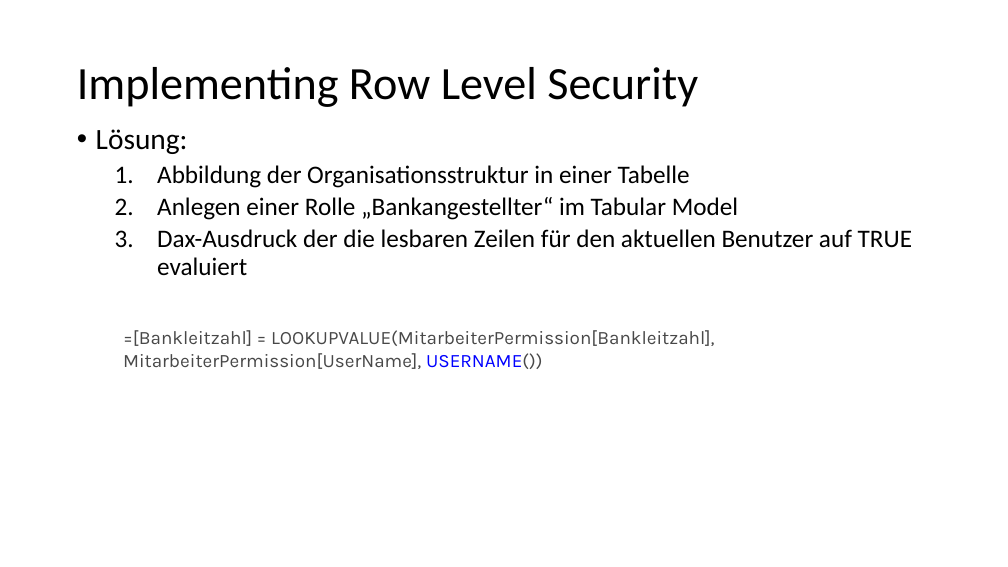
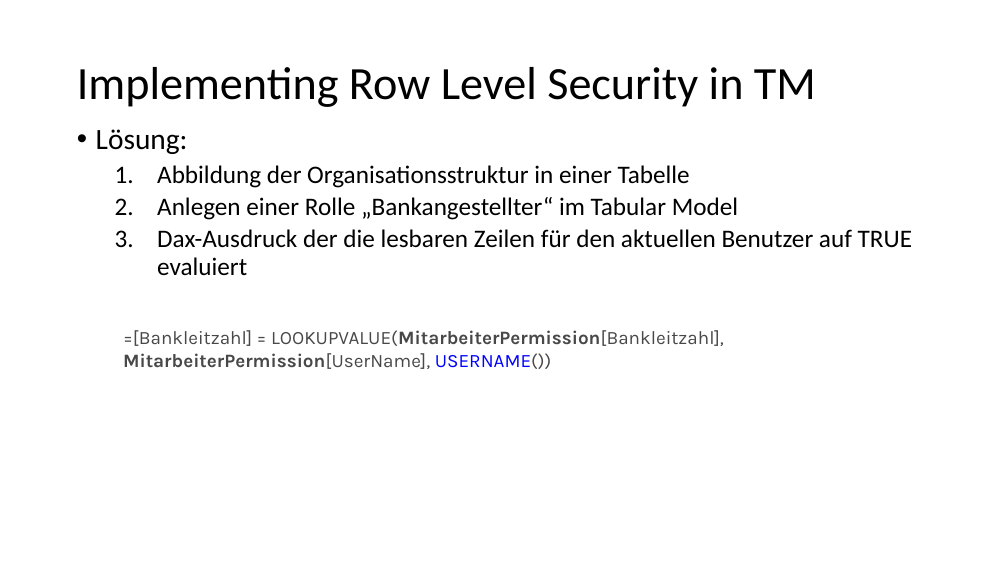
Before and after one commit to LukasSteindl/tabularmodelforfinance, a slide deck: slide 16 of Slides.pptx (slide 17 before the commit). Drawn at 1008x567 pixels with LibreOffice and Linux fonts; fonts in the diff are those of the drawing. Boxes give left, top, right and bottom in pixels: in the first picture for what was removed or moved away, otherwise in the second. Text is boxed around its words. In the diff, an @@ line names an element or a change of style, - is before the commit and + after.

```diff
--- a/Slides.pptx
+++ b/Slides.pptx
@@ title at [77,67,816,107]: text changed @@
-Implementing Row Level Security
+Implementing Row Level Security in TM
@@ text "=[Bankleitzahl] = LOOKUPVALUE(MitarbeiterPermission[Bankleit ..." at [123,330,724,369]: bold on in "LOOKUPVALUE(MitarbeiterPermission[Bankleitzahl], Mitarbeiter ..." @@
```
Also in this commit, not shown: 13 other slides changed, 9 slides added, 3 slides removed, 2 other files.
